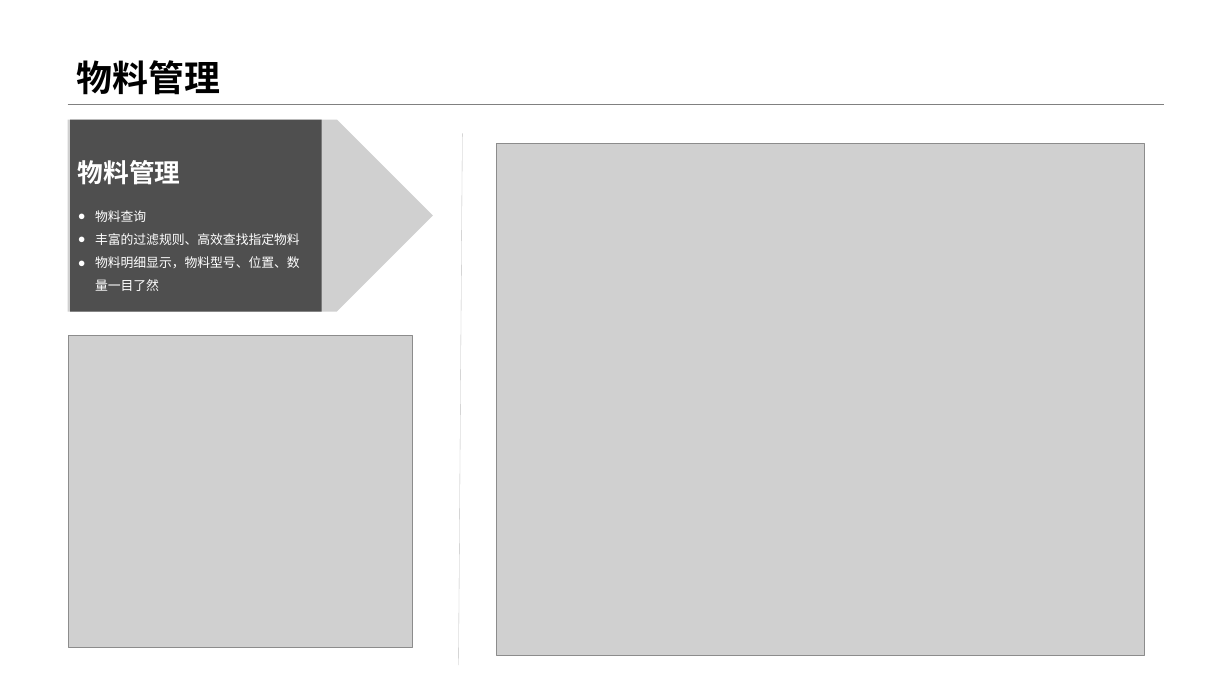
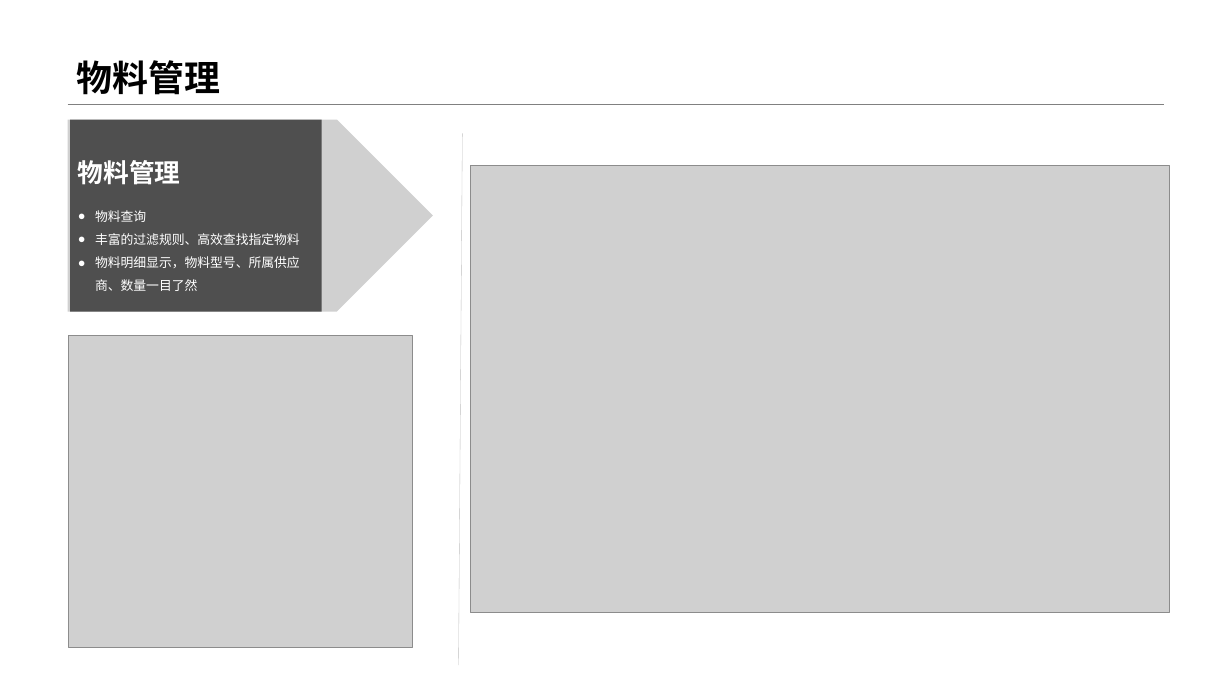
Before and after one commit to Samsuik686/UW, a slide deck: slide 13 of Document/产品发布/产品介绍/UW无人仓库宣传.pptx. Drawn at 1232x693 pixels with LibreOffice and Linux fonts; fonts in the diff are those of the drawing; grey boxes stand for pictures; background and template pictures are left out. Boxes give left, top, right and bottom in pixels: in the first picture for what was removed or moved away, otherwise in the second. Text is boxed around its words. In the diff, an @@ line names an element or a change of style, - is before the commit and + after.

```diff
--- a/Document/产品发布/产品介绍/UW无人仓库宣传.pptx
+++ b/Document/产品发布/产品介绍/UW无人仓库宣传.pptx
@@ picture: place and size @@
-picture at (497, 143, 1144, 655)
+picture at (470, 165, 1169, 613)
@@ text at (95, 256, 300, 291): text changed @@
-● 物料明细显示，物料型号、位置、数量一目了然
+● 物料明细显示，物料型号、所属供应商、数量一目了然
```
Also in this commit, not shown: 7 other slides changed.
